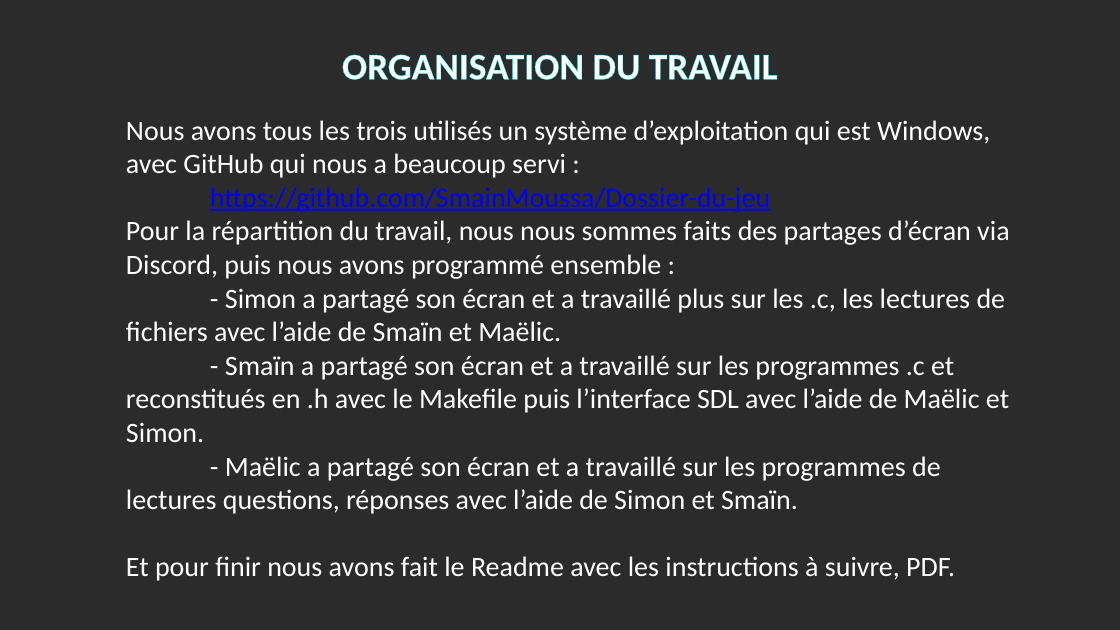
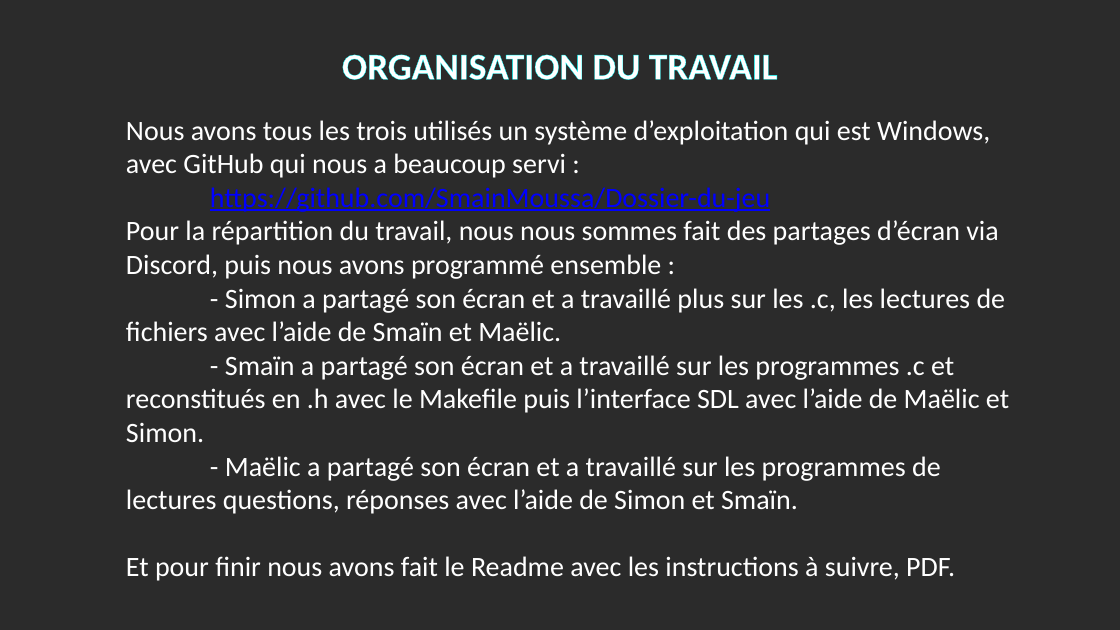
Before and after one commit to SmainMoussa/Dossier-du-jeu, a slide deck: slide 8 of JEU-DE-PORTES.pptx. Drawn at 1120x630 pixels with LibreOffice and Linux fonts; fonts in the diff are those of the drawing; background and template pictures are left out; a plain dark background stands for a picture behind light text. Boxes give left, top, right and bottom in pixels: in the first picture for what was removed or moved away, otherwise in the second. Text is boxed around its words. In the diff, an @@ line names an element or a change of style, - is before the commit and + after.

Commit message:
ppt

```diff
--- a/JEU-DE-PORTES.pptx
+++ b/JEU-DE-PORTES.pptx
@@ text at box(126, 220, 998, 279): text changed @@
-Pour la répartition du travail, nous nous sommes faits des partages d’écran via Discord, puis nous avons programmé ensemble :
+Pour la répartition du travail, nous nous sommes fait des partages d’écran via Discord, puis nous avons programmé ensemble :
```
